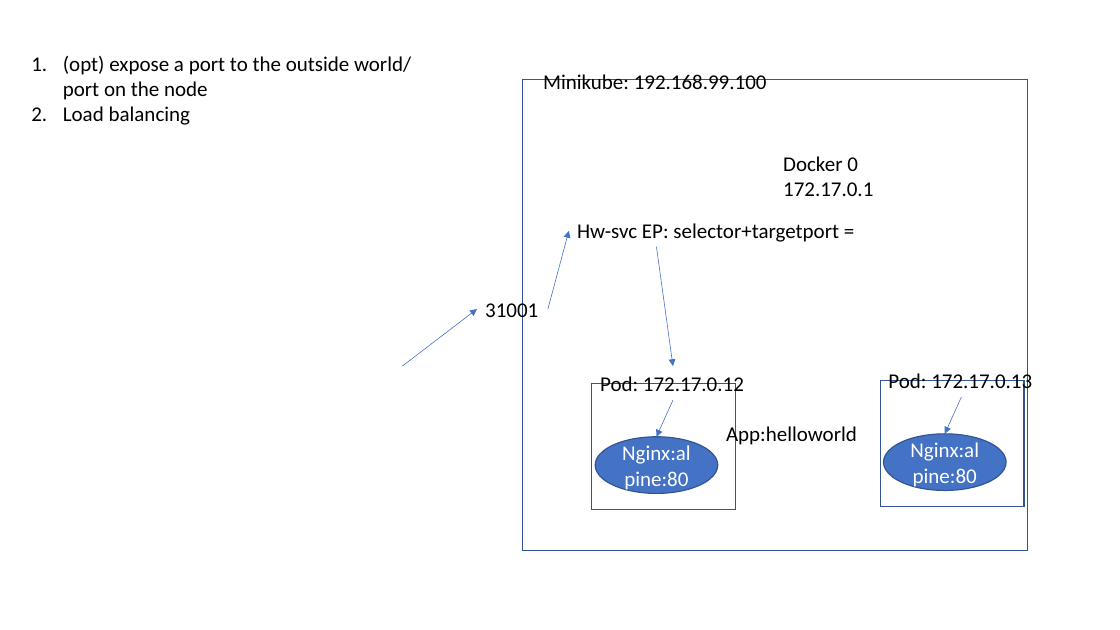
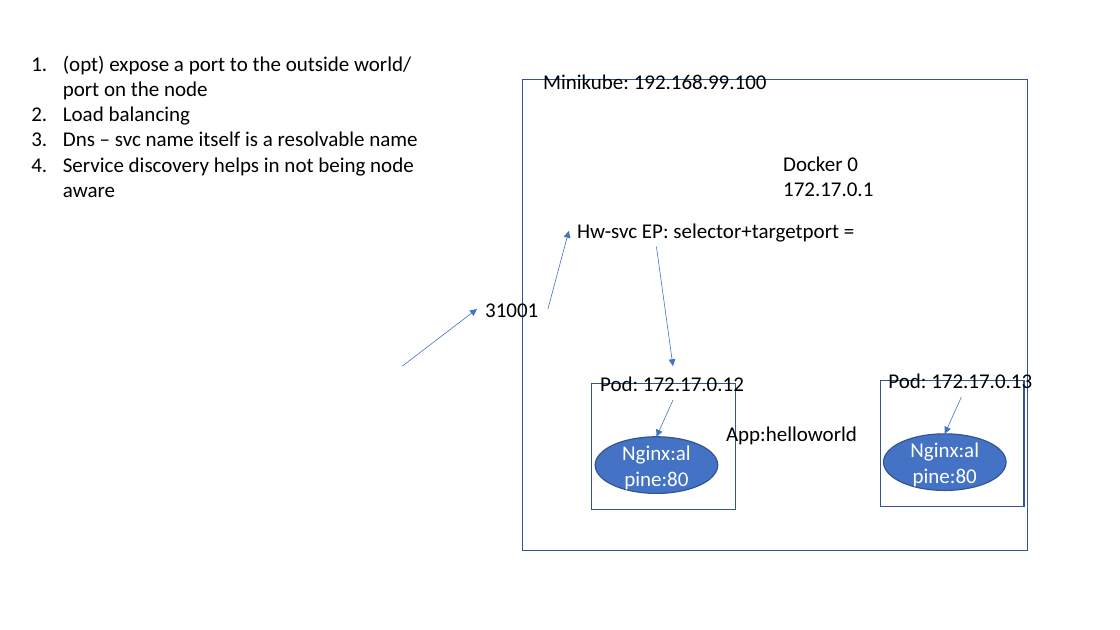
Before and after one commit to AdityaSP/uni-sep12-docker, a slide deck: slide 15 of rough-diag.pptx. Drawn at 1120x630 pixels with LibreOffice and Linux fonts; fonts in the diff are those of the drawing. Boxes give left, top, right and bottom in pixels: in the first picture for what was removed or moved away, otherwise in the second. Text is boxed around its words. In the diff, an @@ line names an element or a change of style, - is before the commit and + after.

```diff
--- a/rough-diag.pptx
+++ b/rough-diag.pptx
@@ text at bbox=[63, 131, 417, 197]: paragraphs added @@
+3. Dns – svc name itself is a resolvable name
+4. Service discovery helps in not being node aware
```
Also in this commit, not shown: 7 slides added.
